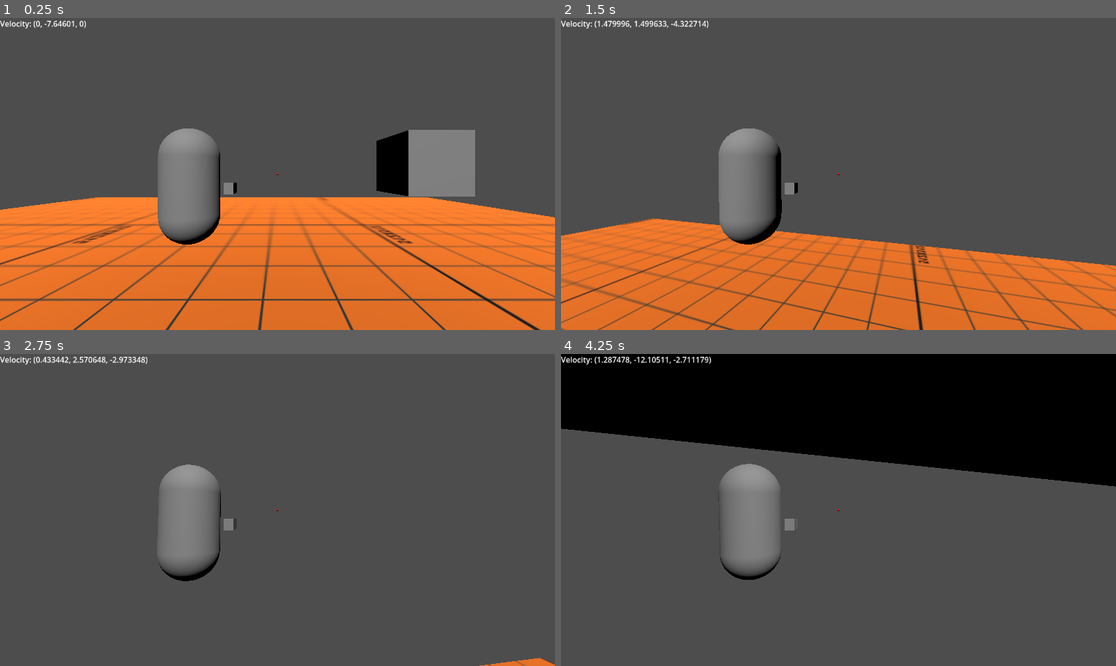
Above: before the commit, frames 1-4 (two rows, left to right).
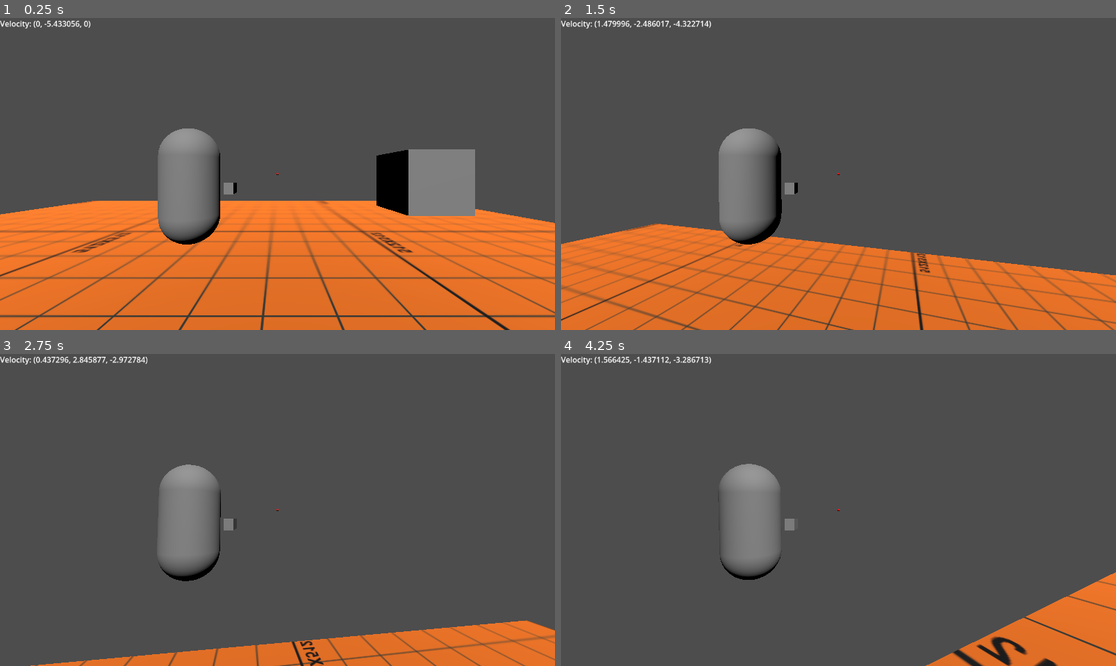
Above: after the commit, the same moments.

Repository: fowrr/ninja-game
Game: Godot game, scene res://testing_grounds.tscn
Two runs of this game, one before a commit and one after it. Both use one fixed random seed, a clock stepped at 60 frames per second and the inputs below.
Inputs (mouse positions are in pixels of both pictures, inside the frame that each line leads up to):
- Up to frame 1 (0.25 s): no input
- Up to frame 2 (1.5 s): tap Enter (ui_accept) at 0.5, 0.77 s; move the mouse to (866, 174) at 0.52 s; hold Shift (shift) 0.53-1.28 s; hold Up (ui_up) from 0.53 s (still down); tap Space (space) at 0.8, 1.35 s; move the mouse to (810, 174) at 1.27 s
- Up to frame 3 (2.75 s): keep holding Up (ui_up); tap Enter (ui_accept) at 1.52 s; tap Shift (shift) at 1.55 s; move the mouse to (288, 503) at 2.02 s; hold Right mouse button (mouse_right) from 2.03 s (still down); tap Space (space) at 2.3 s
- Up to frame 4 (4.25 s): keep holding Up (ui_up); move the mouse to (832, 516) at 2.77 s; release Right mouse button (mouse_right) at 2.78 s; tap Shift (shift) at 2.85 s; tap Enter (ui_accept) at 3.02, 3.77 s; move the mouse to (877, 513) at 3.52 s; click (877, 513) at 3.6 s; tap Space (space) at 3.8 s

The runs differ from the first frame. In frame 1, 13% of the frame differs, in the area x 0-100%, y 0-100%; in frame 2, 10%; in frame 3, 7.2%; in frame 4, 38%.

Commit message:
yessssss finalllyyyyyyyyyyyyyyyyyy

Diff:
--- a/bean.gd
+++ b/bean.gd
@@ -9,7 +9,7 @@
 @onready var mNode = $movementNode
 @onready var velocity_label = $"Control/velocity"
 var grounded = 0
-var max_horizontal_speed := 3.0
+var max_speed := 3.0
 var jumps = 2
 @onready var rayCast = $v/h/S/Camera3D/RayCast3D
 @onready var h = ($"v/h/S/Camera3D/RayCast3D/rayball").get_surface_override_material(0)
@@ -18,14 +18,17 @@
 @onready var longRay = $v/h/S/Camera3D/longRay
 var colliding = false
 var launch = false
-var launchWas = false
+var launchChain = false
 var inputVector = Vector3.ZERO
+var input = Vector3.ZERO
+var horizontal_velocity = Vector2.ZERO
+var rope_dir = Vector3.ZERO
+var torque_axis = null
 # Called when the node enters the scene tree for the first time.
 func _ready():
 	Input.mouse_mode = Input.MOUSE_MODE_CAPTURED
 	linear_damp = 1.0
 
-var rope_dir = Vector3.ZERO
 # Called every frame. 'delta' is the elapsed time since the previous frame.
 func _process(delta):
 
@@ -40,39 +43,25 @@
 	veloSpeed.emit(linear_velocity)
 	velocity_label.text = "Velocity: " + str(linear_velocity)
 
-
+	horizontal_velocity = Vector2(linear_velocity.x, linear_velocity.z)
 	#Code for my movement
 	#===============================================================#
-	var horizontal_velocity = Vector2(linear_velocity.x, linear_velocity.z)
+
 	#Gets my movement (A,W,S,D or arrow keys)
-	var input = Input.get_vector("ui_left","ui_right","ui_up","ui_down")
-	var horizon_basis = mNode.basis #Check for nMode explanation (second line in unhandled input).)
+	input = Input.get_vector("ui_left","ui_right","ui_up","ui_down")
+	var horizon_basis = mNode.basis #Check for nMode explanation (second line in unhandled input).
 	apply_central_force(inputVector * vMultiplier * 1 * delta * horizon_basis) #Apply movement
 	if Input.is_action_pressed("shift"):
-		max_horizontal_speed = 8.0
+		max_speed = 8.0
 		vMultiplier = 4000
 	else:
-		max_horizontal_speed = lerp(max_horizontal_speed, 3.0, 0.1)
+		max_speed = lerp(max_speed, 3.0, 0.1)
 		vMultiplier = 2500
-	#print(horizontal_velocity.length())
-	#Limiting velocity:
-	#print(horizon_basis)
-	if launch == true:
-		inputVector = Vector3( 0 , 0 ,input.y)
-	elif launch == false and Input.is_action_pressed("shift"):
-		inputVector = Vector3(input.x, 0 ,input.y)
-		if horizontal_velocity.length() > 8.2:
-			horizontal_velocity = horizontal_velocity.normalized() * max_horizontal_speed
-			linear_velocity = Vector3(horizontal_velocity.x,linear_velocity.y,horizontal_velocity.y)
-			if linear_velocity.y > 10:
-				linear_velocity.y = 9.9
-	else:
-		inputVector = Vector3(input.x, 0 ,input.y)
-		if horizontal_velocity.length()> 3.1:
-			horizontal_velocity = horizontal_velocity.normalized() * max_horizontal_speed
-			linear_velocity = Vector3(horizontal_velocity.x,linear_velocity.y,horizontal_velocity.y)
-			if linear_velocity.y > 10:
-				linear_velocity.y = 9.9
+	if input == Vector2.ZERO and colliding == true:
+		max_speed = lerp(max_speed, 0.0, 0.1)
+
+	print(linear_velocity)
+	#print(rope_dir)
 	col()
 
 #This works
@@ -107,27 +96,62 @@
 	if $feet.is_colliding():
 		grounded = 1
 		jumps = 2
-		launch = false
+		launchChain = false
 	if Input.is_action_just_pressed("space"):
 		if grounded == 1:
 			if jumps == 2:
-				apply_central_impulse(Vector3(0,1,0) * 15)
+				apply_central_impulse(Vector3.UP * 15)
 				jumps -=1
 			elif jumps == 1:
 				if linear_velocity.y <= 0.25:
-					apply_central_impulse(Vector3(0, 1 ,0) * 20 )
+					apply_central_impulse(Vector3.UP * 15 )
 					jumps -=1
 			elif jumps == 0:
 				grounded = 0
 
+func _integrate_forces(state):
+	if launch == true:
+		inputVector = Vector3( 0 , 0 ,input.y)
+		#var tangent_dir = (inputVector - inputVector.dot(rope_dir) * rope_dir).normalized()
+		torque_axis = rope_dir.cross(inputVector).normalized()
+		apply_torque_impulse(torque_axis * 50)
+	elif launchChain == true and colliding == false:
+		torque_axis = null
+		inputVector = Vector3( input.x , 0 ,input.y)
+		apply_central_force(inputVector * mNode.basis)
+		if horizontal_velocity.length() > 8.2:
+			horizontal_velocity = horizontal_velocity.normalized() * max_speed
+			linear_velocity = Vector3(horizontal_velocity.x,linear_velocity.y,horizontal_velocity.y)
+	elif launch == false and launchChain == false and Input.is_action_pressed("shift"):
+		inputVector = Vector3(input.x, 0 ,input.y)
+		if horizontal_velocity.length() > 8.2:
+			horizontal_velocity = horizontal_velocity.normalized() * max_speed
+			linear_velocity = Vector3(horizontal_velocity.x,linear_velocity.y,horizontal_velocity.y)
+			if linear_velocity.y > 15.1:
+				linear_velocity.y = 15
+	else:
+		inputVector = Vector3(input.x, 0 ,input.y)
+		if horizontal_velocity.length()> 3.1:
+			horizontal_velocity = horizontal_velocity.normalized() * max_speed
+			linear_velocity = Vector3(horizontal_velocity.x,linear_velocity.y,horizontal_velocity.y)
+			if linear_velocity.y > 15.1:
+				linear_velocity.y = 15
 
 func _on_grapple_controller_launching():
 	launch = true
-	launchWas = true
+	launchChain = true
 	if jumps == 0:
 		jumps += 1
 	print(jumps)
 
 
 func _on_grapple_controller_retracted():
-	launchWas = false
+	launch = false
+	rope_dir = null
+
+
+
+
+
+func _on_grapple_controller_point(dir_player_targ):
+	rope_dir = dir_player_targ
--- a/bean2.tscn
+++ b/bean2.tscn
@@ -5,7 +5,6 @@
 [ext_resource type="Script" path="res://grapplingGun.gd" id="3_ahoc6"]
 
 [sub_resource type="PhysicsMaterial" id="PhysicsMaterial_27feu"]
-friction = 0.25
 
 [sub_resource type="CapsuleMesh" id="CapsuleMesh_5pyfu"]
 
@@ -26,7 +25,6 @@
 [node name="bean" type="RigidBody3D"]
 physics_material_override = SubResource("PhysicsMaterial_27feu")
 lock_rotation = true
-constant_force = Vector3(0, -10, 0)
 script = ExtResource("1_qxflj")
 
 [node name="MeshInstance3D" type="MeshInstance3D" parent="."]
@@ -99,8 +97,11 @@
 [node name="grappleController" type="Node3D" parent="." node_paths=PackedStringArray("RayCast")]
 script = ExtResource("3_ahoc6")
 RayCast = NodePath("../v/h/S/Camera3D/RayCast3D")
+stiffness = 20.0
+damping = 1.0
 
 [connection signal="colF" from="." to="grappleController" method="_on_bean_col_f"]
 [connection signal="colT" from="." to="grappleController" method="_on_bean_col_t"]
 [connection signal="launching" from="grappleController" to="." method="_on_grapple_controller_launching"]
+[connection signal="point" from="grappleController" to="." method="_on_grapple_controller_point"]
 [connection signal="retracted" from="grappleController" to="." method="_on_grapple_controller_retracted"]
--- a/grapplingGun.gd
+++ b/grapplingGun.gd
@@ -1,8 +1,8 @@
 extends Node3D
 signal launching
 signal retracted
-signal point
-
+signal point(dir_player_targ)
+@onready var mNode = $"../movementNode"
 #This whole code will the grappling code
 #I will attempt to make a 3D version of the springJoint that the 2D space has.
 var colliding = false
@@ -12,7 +12,7 @@
 @export var rest_length := 4.0
 @export var damping := 2.0
 @onready var player = get_parent()
-
+@onready var mBasis = mNode.basis
 func _ready():
 	pass # Replace with function body.
 
@@ -39,7 +39,7 @@
 func grapple_physics():
 	var dir_player_targ = player.global_position.direction_to(hook_target)
 	var dist_player_targ = player.global_position.distance_to(hook_target)
-	emit_signal("point")
+	emit_signal("point", dir_player_targ)
 	var force = Vector3.ZERO
 	var displacement = dist_player_targ - rest_length  #Springy part. If the distance is more than it should be,
 	#our player will move towards what it should be(rest length). Else, gravity will take care of it.
@@ -50,7 +50,6 @@
 		var vel_dot = player.linear_velocity.dot(dir_player_targ)
 		var damp = -damping * vel_dot * dir_player_targ
 		force = spring_force + damp
-
 	player.apply_central_force(force)
 func _on_bean_col_t():
 	colliding = true
--- a/testing_grounds.tscn
+++ b/testing_grounds.tscn
@@ -50,6 +50,10 @@
 transform = Transform3D(-1, 0, -2.62268e-07, 0, 1, 0, 2.62268e-07, 0, -1, -6, 8.77953, 13)
 use_collision = true
 
+[node name="CSGBox3D6" type="CSGBox3D" parent="."]
+transform = Transform3D(-1, 0, -2.62268e-07, 0, 1, 0, 2.62268e-07, 0, -1, -6, 4.14928, 23.342)
+use_collision = true
+
 [node name="CSGBox3D5" type="CSGBox3D" parent="."]
 transform = Transform3D(-0.999456, 0, 0.0329805, 0, 1, 0, -0.0329805, 0, -0.999456, 1, 10.6013, 9)
 use_collision = true
